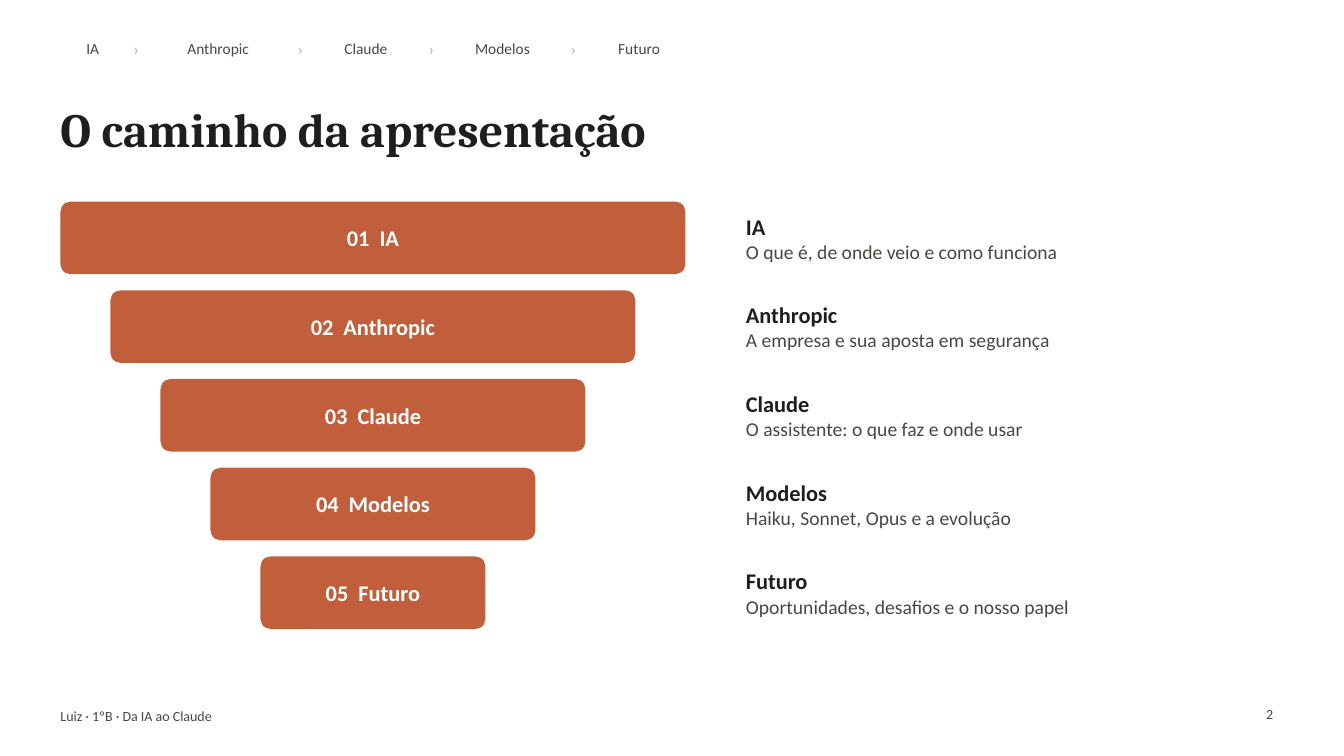
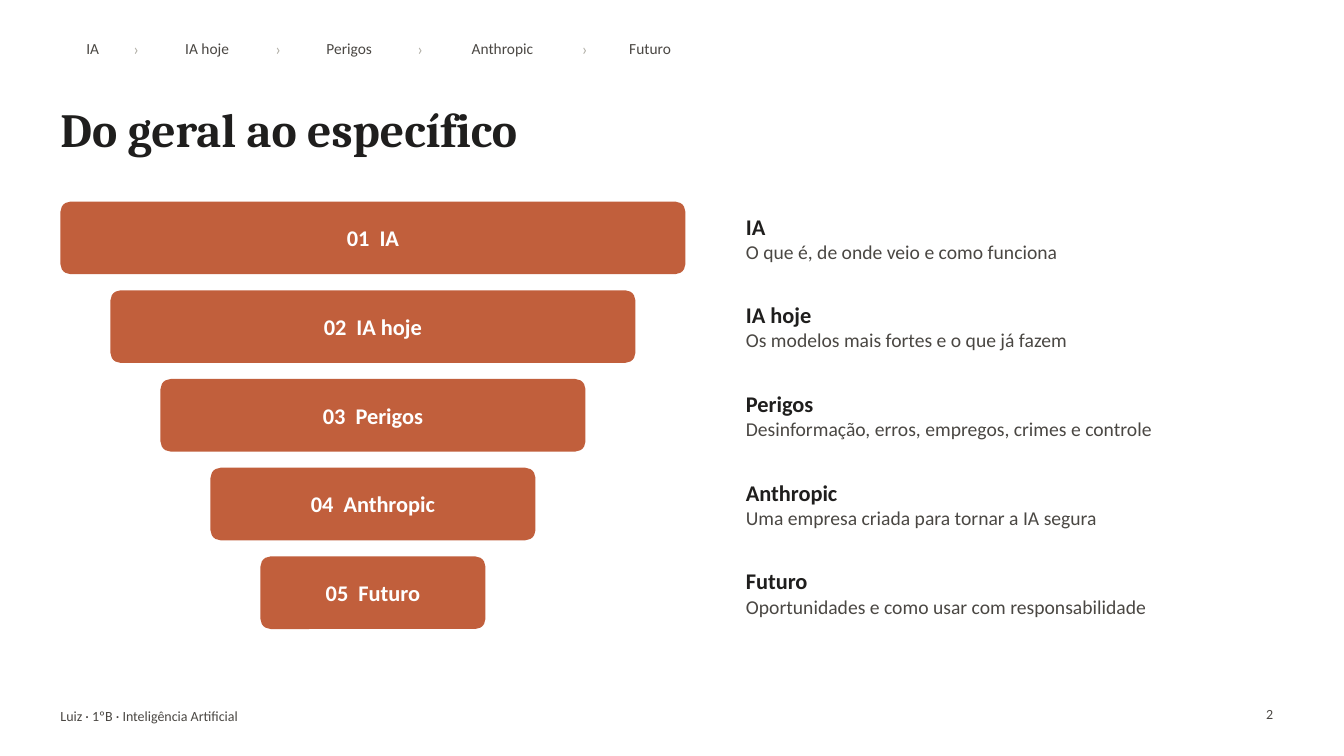
Before and after one commit to ArkhamKnight15/claude, a slide deck: slide 2 of apresentacao-ia/IA - Anthropic - Claude.pptx. Drawn at 1344x756 pixels with LibreOffice and Linux fonts; fonts in the diff are those of the drawing. Boxes give left, top, right and bottom in pixels: in the first picture for what was removed or moved away, otherwise in the second. Text is boxed around its words. In the diff, an @@ line names an element or a change of style, - is before the commit and + after.

```diff
--- a/apresentacao-ia/IA - Anthropic - Claude.pptx
+++ b/apresentacao-ia/IA - Anthropic - Claude.pptx
@@ text added at box(185, 43, 229, 57), 11 pt, text #4A4743 @@
+IA hoje
@@ text "›": place and size @@
-text "›" at box(289, 32, 312, 65)
+text "›" at box(267, 32, 289, 65)
@@ text at box(326, 43, 372, 57): text changed @@
-Claude
+Perigos
@@ text "›": place and size @@
-text "›" at box(420, 32, 443, 65)
+text "›" at box(409, 32, 432, 65)
@@ text "Anthropic": place and size @@
-text "Anthropic" at box(187, 43, 249, 57)
+text "Anthropic" at box(472, 43, 534, 57)
@@ text removed at box(475, 43, 530, 54) @@
-Modelos
@@ text "›": place and size @@
-text "›" at box(563, 32, 585, 65)
+text "›" at box(574, 32, 596, 65)
@@ text "Futuro": place and size @@
-text "Futuro" at box(618, 44, 660, 54)
+text "Futuro" at box(629, 44, 671, 54)
@@ title at box(60, 113, 517, 158): text changed @@
-O caminho da apresentação
+Do geral ao específico
@@ text at box(324, 319, 422, 339): text changed @@
-02 Anthropic
+02 IA hoje
@@ text at box(746, 307, 1067, 351): text changed @@
-Anthropic
-A empresa e sua aposta em segurança
+IA hoje
+Os modelos mais fortes e o que já fazem
@@ text at box(323, 408, 423, 428): text changed @@
-03 Claude
+03 Perigos
@@ text at box(746, 396, 1151, 440): text changed @@
-Claude
-O assistente: o que faz e onde usar
+Perigos
+Desinformação, erros, empregos, crimes e controle
@@ text at box(311, 496, 435, 516): text changed @@
-04 Modelos
+04 Anthropic
@@ text at box(746, 485, 1097, 529): text changed @@
-Modelos
-Haiku, Sonnet, Opus e a evolução
+Anthropic
+Uma empresa criada para tornar a IA segura
@@ text at box(746, 600, 1146, 617): text changed @@
-Oportunidades, desafios e o nosso papel
+Oportunidades e como usar com responsabilidade
@@ text at box(60, 711, 238, 724): text changed @@
-Luiz · 1ºB · Da IA ao Claude
+Luiz · 1ºB · Inteligência Artificial
```
Also in this commit, not shown: 4 other slides changed, 10 slides added, 15 slides removed, 11 other files.
